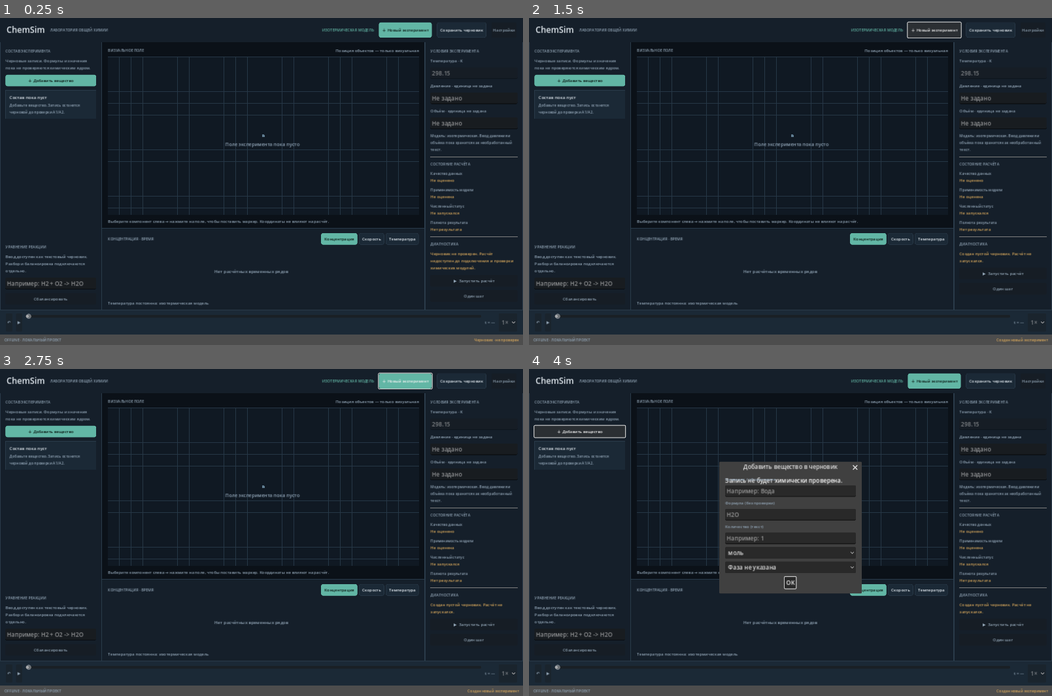
Above: before the commit, frames 1-4 (two rows, left to right).
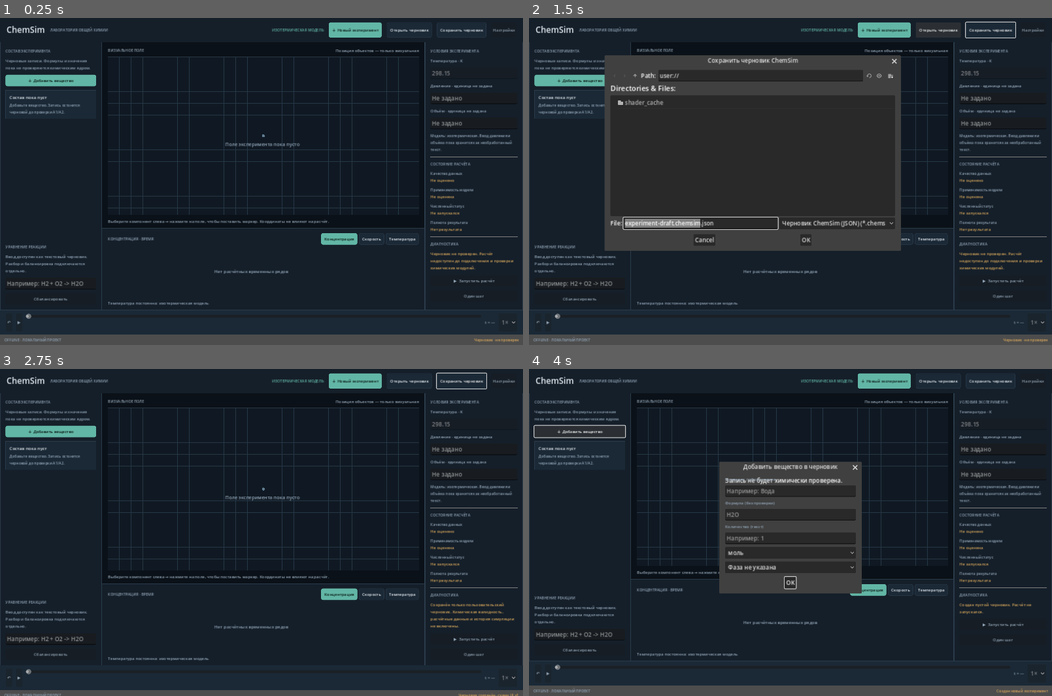
Above: after the commit, the same moments.

Repository: AndreyCokol/ChemSim
Game: Godot game, scene res://scenes/main.tscn
The game is run twice, just before and just after one commit, with the same random seed, the same clock (stepped at 60 frames per second) and the same inputs.
Inputs (mouse positions are in pixels of both pictures, inside the frame that each line leads up to):
- Up to frame 1 (0.25 s): no input
- Up to frame 2 (1.5 s): click "Сохранить черновик" at 0.5 s; click (936, 31) at 1.25 s, where only the run after the commit has a clickable "Открыть черновик"
- Up to frame 3 (2.75 s): click (277, 591) at 2 s, where only the run after the commit has a clickable "OK"
- Up to frame 4 (4 s): click "＋ Новый эксперимент" at 2.75 s; click "＋ Добавить вещество" at 3.5 s

The runs differ from the first frame. In frame 1, 1.0% of the frame differs, in the area x 52-83%, y 1-6%; in frame 2, 33%, in the area x 14-100%, y 1-100%; in frame 3, 5.9%; in frame 4, 1.0%.

Commit message:
feat(persistence): save and load versioned UI drafts

Diff:
--- a/scripts/main.gd
+++ b/scripts/main.gd
@@ -32,7 +32,8 @@
 var amount_input: LineEdit
 var amount_unit: OptionButton
 var phase_input: OptionButton
-var edit_dialog: AcceptDialog
+var open_dialog: FileDialog
+var save_dialog: FileDialog
 
 func _ready() -> void:
 	_build_ui()
@@ -72,8 +73,11 @@
 	var new_button := _button("＋ Новый эксперимент", true)
 	new_button.pressed.connect(_new_experiment)
 	row.add_child(new_button)
+	var open_button := _button("Открыть черновик", false)
+	open_button.pressed.connect(_open_draft_picker)
+	row.add_child(open_button)
 	var save_button := _button("Сохранить черновик", false)
-	save_button.pressed.connect(_show_save_notice)
+	save_button.pressed.connect(_save_draft_picker)
 	row.add_child(save_button)
 	var settings := _button("Настройки", false)
 	settings.disabled = true
@@ -292,6 +296,7 @@
 	phase_input.add_item("Твёрдое")
 	form.add_child(phase_input)
 	add_dialog.confirmed.connect(_confirm_add_component)
+	_create_file_dialogs()
 
 func _open_add_dialog() -> void:
 	name_input.text = ""
@@ -443,9 +448,134 @@
 	diagnostic_label.text = "Создан пустой черновик. Расчёт не запускался."
 	status_label.text = "Создан новый эксперимент"
 
-func _show_save_notice() -> void:
-	status_label.text = "Сохранение отключено до утверждения формата файла эксперимента"
-	diagnostic_label.text = "Сейчас данные существуют только в памяти текущего окна. Файловое сохранение будет добавлено после согласования схемы и миграций."
+func _create_file_dialogs() -> void:
+	open_dialog = FileDialog.new()
+	open_dialog.title = "Открыть черновик ChemSim"
+	open_dialog.file_mode = FileDialog.FILE_MODE_OPEN_FILE
+	open_dialog.access = FileDialog.ACCESS_USERDATA
+	open_dialog.current_dir = "user://experiments"
+	open_dialog.add_filter("*.chemsim.json", "Черновик ChemSim (JSON)")
+	open_dialog.file_selected.connect(_load_draft_from_path)
+	add_child(open_dialog)
+
+	save_dialog = FileDialog.new()
+	save_dialog.title = "Сохранить черновик ChemSim"
+	save_dialog.file_mode = FileDialog.FILE_MODE_SAVE_FILE
+	save_dialog.access = FileDialog.ACCESS_USERDATA
+	save_dialog.current_dir = "user://experiments"
+	save_dialog.current_file = "experiment-draft.chemsim.json"
+	save_dialog.add_filter("*.chemsim.json", "Черновик ChemSim (JSON)")
+	save_dialog.file_selected.connect(_save_draft_to_path)
+	add_child(save_dialog)
+
+func _open_draft_picker() -> void:
+	open_dialog.popup_centered_ratio(0.7)
+
+func _save_draft_picker() -> void:
+	save_dialog.popup_centered_ratio(0.7)
+
+func _save_draft_to_path(path: String) -> void:
+	var serialized_components: Array[Dictionary] = []
+	for item in components:
+		var position: Vector2 = item.position
+		serialized_components.append({
+			"id": int(item.id),
+			"name": str(item.name),
+			"formula": str(item.formula),
+			"amount": str(item.amount),
+			"unit": str(item.unit),
+			"phase": str(item.phase),
+			"position": [position.x, position.y]
+		})
+	var payload := {
+		"document_type": "chemsim_ui_draft",
+		"schema_version": 1,
+		"experiment_name": experiment_name,
+		"chemistry_status": "unvalidated_draft",
+		"reaction_text": reaction_input.text,
+		"conditions": {
+			"temperature_k": temperature_input.text,
+			"pressure_raw": pressure_input.text,
+			"volume_raw": volume_input.text
+		},
+		"components": serialized_components
+	}
+	var absolute_dir := ProjectSettings.globalize_path("user://experiments")
+	var dir_error := DirAccess.make_dir_recursive_absolute(absolute_dir)
+	if dir_error != OK:
+		_show_io_error("Не удалось создать папку для черновиков: " + str(dir_error))
+		return
+	var temporary_path := path + ".tmp"
+	var file := FileAccess.open(temporary_path, FileAccess.WRITE)
+	if file == null:
+		_show_io_error("Не удалось открыть файл для записи: " + str(FileAccess.get_open_error()))
+		return
+	file.store_string(JSON.stringify(payload, "\t"))
+	file.flush()
+	file.close()
+	var rename_error := DirAccess.rename_absolute(ProjectSettings.globalize_path(temporary_path), ProjectSettings.globalize_path(path))
+	if rename_error != OK:
+		DirAccess.remove_absolute(ProjectSettings.globalize_path(temporary_path))
+		_show_io_error("Не удалось завершить сохранение: " + str(rename_error))
+		return
+	draft_dirty = false
+	status_label.text = "Черновик сохранён · схема UI v1"
+	diagnostic_label.text = "Сохранён только пользовательский черновик. Химическая валидность, расчётные данные и история симуляции не включены."
+
+func _load_draft_from_path(path: String) -> void:
+	var file := FileAccess.open(path, FileAccess.READ)
+	if file == null:
+		_show_io_error("Не удалось открыть файл: " + str(FileAccess.get_open_error()))
+		return
+	var parsed: Variant = JSON.parse_string(file.get_as_text())
+	file.close()
+	if not parsed is Dictionary:
+		_show_io_error("Файл не является корректным JSON-объектом.")
+		return
+	if str(parsed.get("document_type", "")) != "chemsim_ui_draft" or int(parsed.get("schema_version", -1)) != 1:
+		_show_io_error("Неподдерживаемый формат. Исходный файл не изменён.")
+		return
+	if not parsed.get("components", []) is Array:
+		_show_io_error("В файле отсутствует корректный список компонентов.")
+		return
+	components.clear()
+	visual_field.clear_markers()
+	var max_id := 0
+	for raw_item in parsed.components:
+		if not raw_item is Dictionary:
+			continue
+		var raw_position: Array = raw_item.get("position", [-1.0, -1.0])
+		var position := Vector2(-1, -1)
+		if raw_position.size() >= 2:
+			position = Vector2(float(raw_position[0]), float(raw_position[1]))
+		var item := {
+			"id": int(raw_item.get("id", max_id + 1)),
+			"name": str(raw_item.get("name", "")),
+			"formula": str(raw_item.get("formula", "")),
+			"amount": str(raw_item.get("amount", "")),
+			"unit": str(raw_item.get("unit", "не задано")),
+			"phase": str(raw_item.get("phase", "Фаза не указана")),
+			"position": position
+		}
+		max_id = maxi(max_id, int(item.id))
+		components.append(item)
+		if position.x >= 0.0 and position.y >= 0.0:
+			visual_field.set_marker(int(item.id), str(item.name), position)
+	next_component_id = max_id + 1
+	selected_component_id = -1
+	experiment_name = str(parsed.get("experiment_name", "Черновик"))
+	reaction_input.text = str(parsed.get("reaction_text", ""))
+	var conditions: Dictionary = parsed.get("conditions", {})
+	pressure_input.text = str(conditions.get("pressure_raw", ""))
+	volume_input.text = str(conditions.get("volume_raw", ""))
+	_refresh_composition()
+	draft_dirty = false
+	status_label.text = "Черновик загружен · химическая проверка не выполнена"
+	diagnostic_label.text = "Загружен пользовательский черновик схемы v1. Перед расчётом требуется отдельная химическая проверка."
+
+func _show_io_error(message: String) -> void:
+	status_label.text = "Ошибка работы с файлом"
+	diagnostic_label.text = message
 
 func _panel(color: Color, border_width: int) -> PanelContainer:
 	var panel := PanelContainer.new()
